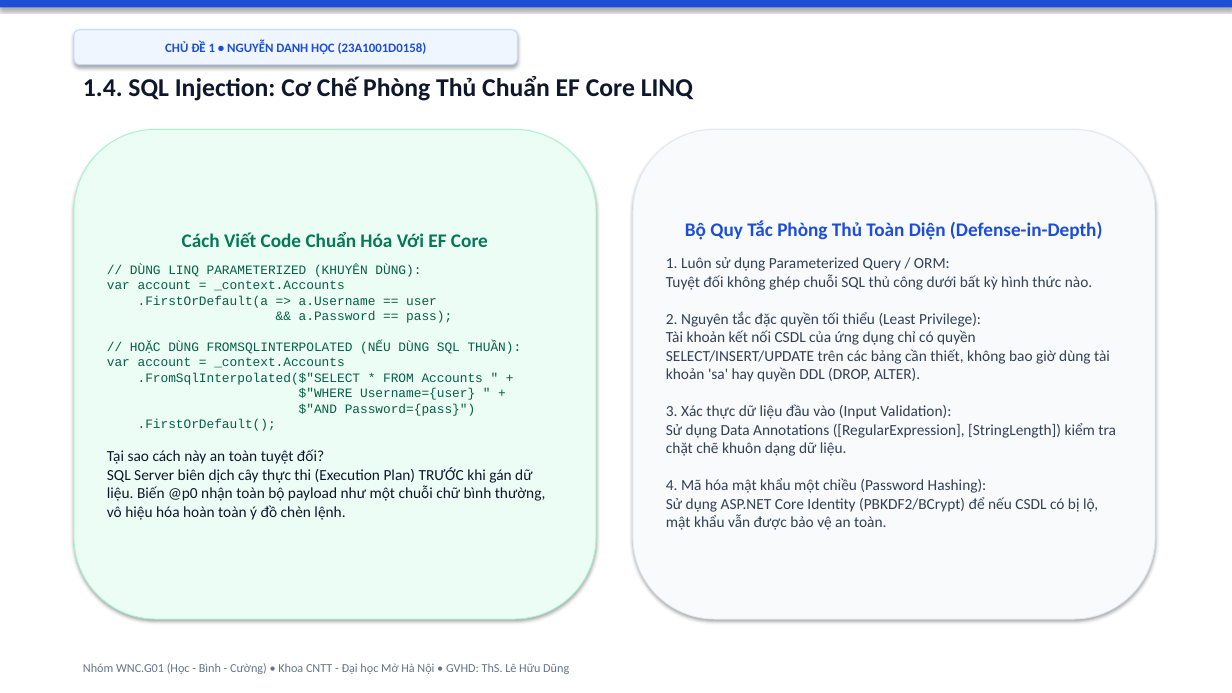
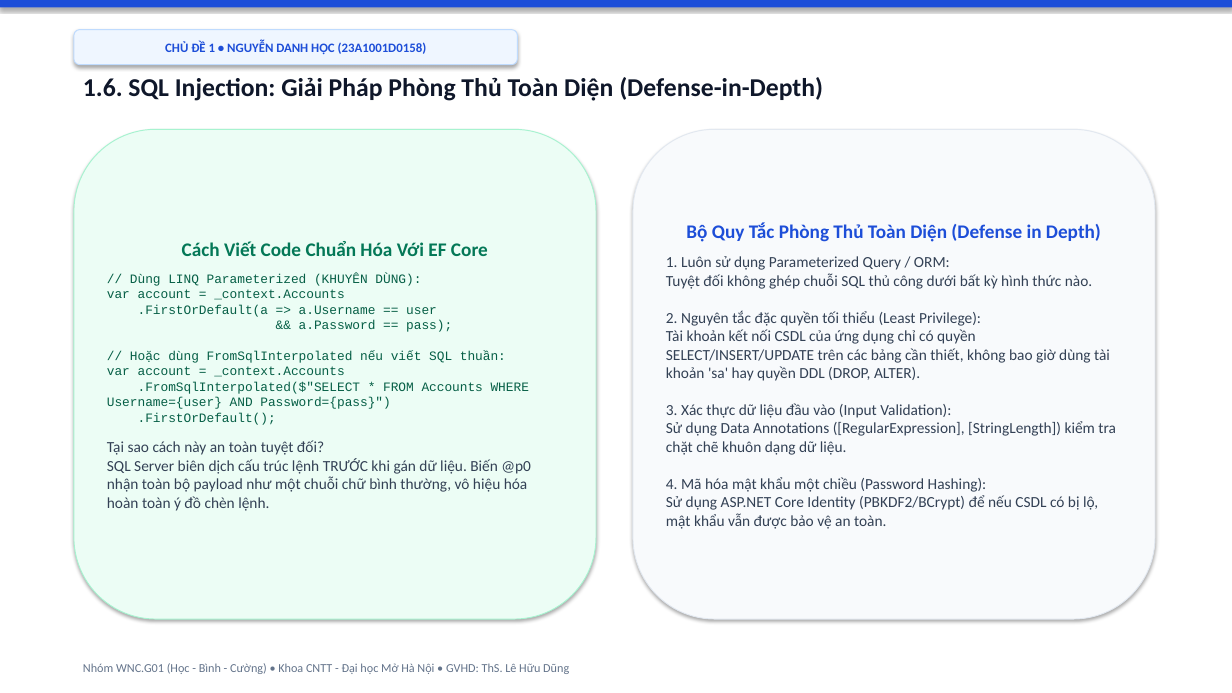
Before and after one commit to hocjsoo/OWASP_Demo, a slide deck: slide 8 of Slide_OWASP_Top3_Nhom_WNC_G01.pptx (slide 6 before the commit). Drawn at 1232x693 pixels with LibreOffice and Linux fonts; fonts in the diff are those of the drawing. Boxes give left, top, right and bottom in pixels: in the first picture for what was removed or moved away, otherwise in the second. Text is boxed around its words. In the diff, an @@ line names an element or a change of style, - is before the commit and + after.

```diff
--- a/Slide_OWASP_Top3_Nhom_WNC_G01.pptx
+++ b/Slide_OWASP_Top3_Nhom_WNC_G01.pptx
@@ text at (83,77,823,101): text changed @@
-1.4. SQL Injection: Cơ Chế Phòng Thủ Chuẩn EF Core LINQ
+1.6. SQL Injection: Giải Pháp Phòng Thủ Toàn Diện (Defense-in-Depth)
@@ text in rounded rectangle at (686,222,1101,242): text changed @@
-Bộ Quy Tắc Phòng Thủ Toàn Diện (Defense-in-Depth)
+Bộ Quy Tắc Phòng Thủ Toàn Diện (Defense in Depth)
@@ text in rounded rectangle at (666,256,1116,529): less space between paragraphs @@
@@ text in rounded rectangle at (107,274,531,511): text changed @@
-// DÙNG LINQ PARAMETERIZED (KHUYÊN DÙNG):
-var account = _context.Accounts
-.FirstOrDefault(a => a.Username == user
-&& a.Password == pass);
-// HOẶC DÙNG FROMSQLINTERPOLATED (NẾU DÙNG SQL THUẦN):
-var account = _context.Accounts
-.FromSqlInterpolated($"SELECT * FROM Accounts " +
-$"WHERE Username={user} " +
-$"AND Password={pass}")
-.FirstOrDefault();
-Tại sao cách này an toàn tuyệt đối?
-SQL Server biên dịch cây thực thi (Execution Plan) TRƯỚC khi gán dữ liệu. Biến @p0 nhận toàn bộ payload như một chuỗi chữ bình thường, vô hiệu hóa hoàn toàn ý đồ chèn lệnh.
+// Dùng LINQ Parameterized (KHUYÊN DÙNG):
+var account = _context.Accounts
+.FirstOrDefault(a => a.Username == user
+&& a.Password == pass);
+// Hoặc dùng FromSqlInterpolated nếu viết SQL thuần:
+var account = _context.Accounts
+.FromSqlInterpolated($"SELECT * FROM Accounts WHERE Username={user} AND Password={pass}")
+.FirstOrDefault();
+Tại sao cách này an toàn tuyệt đối?
+SQL Server biên dịch cấu trúc lệnh TRƯỚC khi gán dữ liệu. Biến @p0 nhận toàn bộ payload như một chuỗi chữ bình thường, vô hiệu hóa hoàn toàn ý đồ chèn lệnh.
```
Also in this commit, not shown: 9 other slides changed, 6 slides added, 2 other files.
